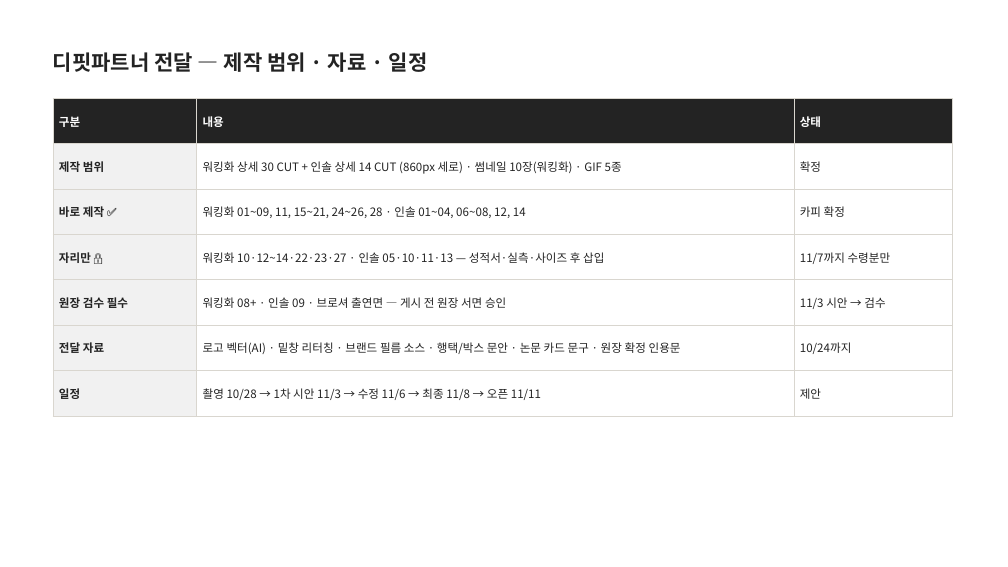
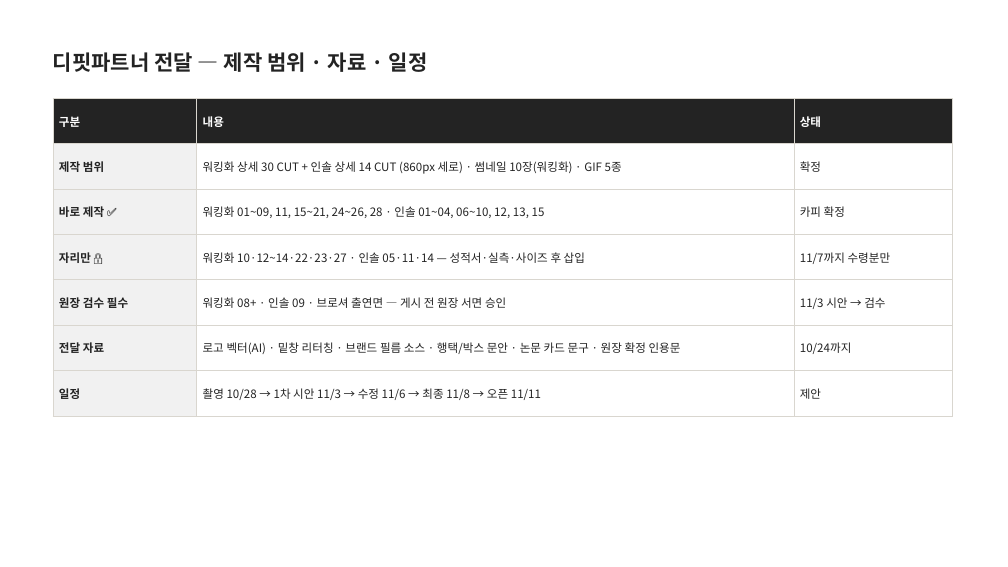
Before and after one commit to ydcompany89/harness-system, a slide deck: slide 58 of launch/rs/design/detail-handoff/rs-detail-handoff-v2.pptx (slide 57 before the commit). Drawn at 1008x567 pixels with LibreOffice and Linux fonts; fonts in the diff are those of the drawing. Boxes give left, top, right and bottom in pixels: in the first picture for what was removed or moved away, otherwise in the second. Text is boxed around its words. In the diff, an @@ line names an element or a change of style, - is before the commit and + after.

```diff
--- a/launch/rs/design/detail-handoff/rs-detail-handoff-v2.pptx
+++ b/launch/rs/design/detail-handoff/rs-detail-handoff-v2.pptx
@@ table at [53,98,953,404] @@
-row 3, column 2: 워킹화 01~09, 11, 15~21, 24~26, 28 · 인솔 01~04, 06~08, 12, 14
+row 3, column 2: 워킹화 01~09, 11, 15~21, 24~26, 28 · 인솔 01~04, 06~10, 12, 13, 15
-row 4, column 2: 워킹화 10·12~14·22·23·27 · 인솔 05·10·11·13 — 성적서·실측·사이즈 후 삽입
+row 4, column 2: 워킹화 10·12~14·22·23·27 · 인솔 05·11·14 — 성적서·실측·사이즈 후 삽입
```
Also in this commit, not shown: 19 other slides changed, 1 slide added, 9 other files.
